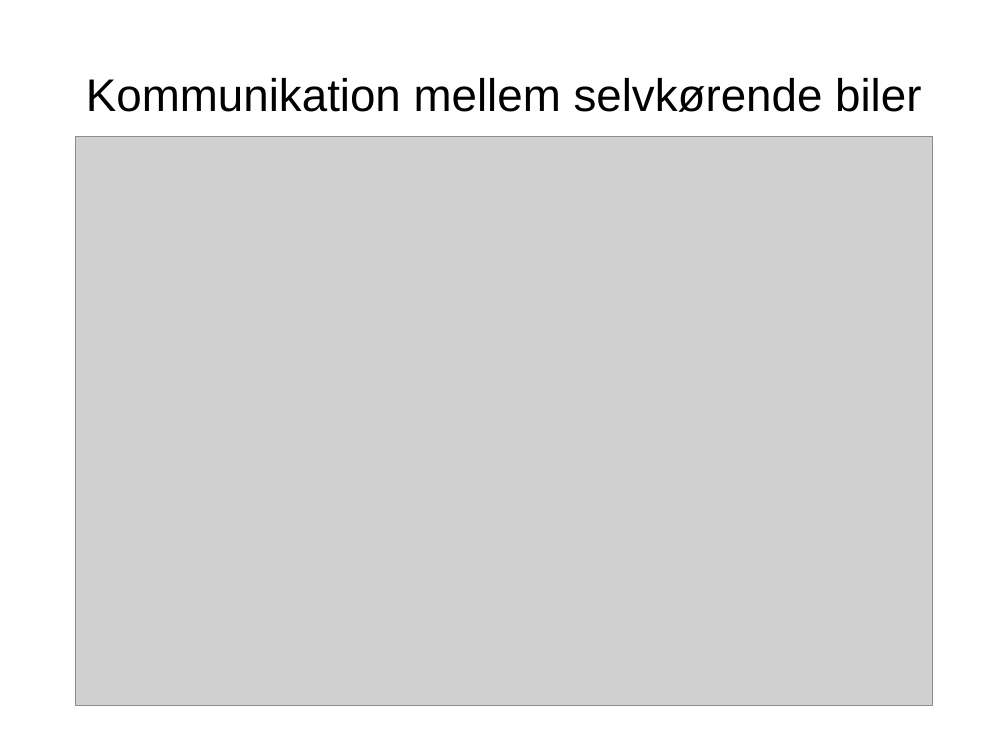
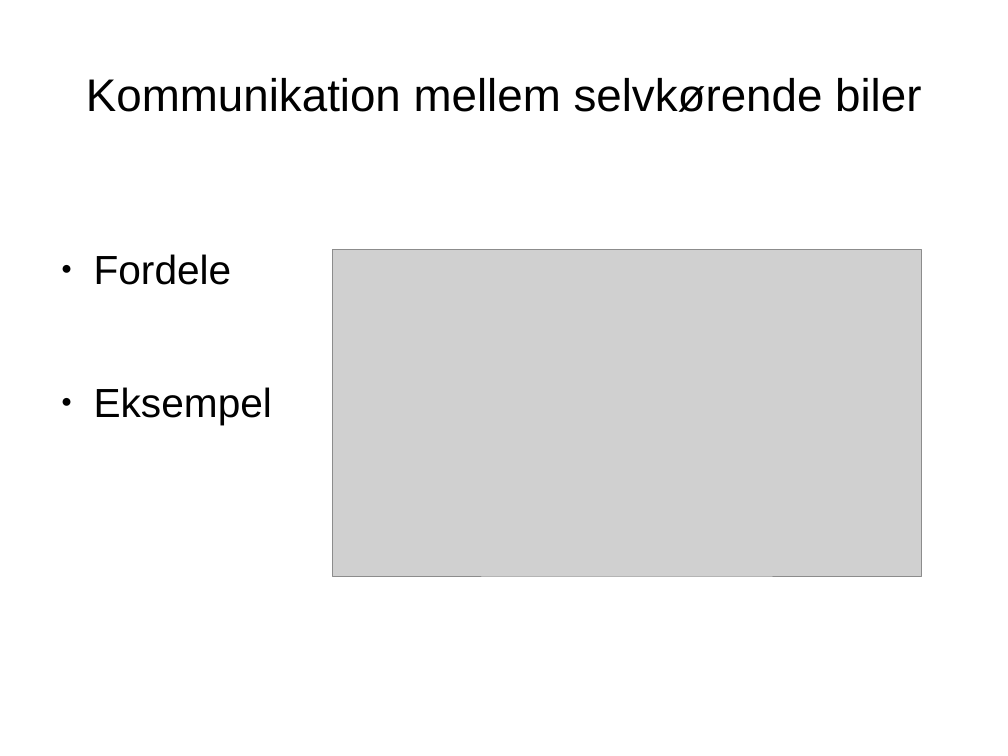
Before and after one commit to hrjakobsen/B2-18-init, a slide deck: slide 2 of Eksamen/Shano.odp. Drawn at 1008x756 pixels with LibreOffice and Linux fonts; fonts in the diff are those of the drawing; grey boxes stand for pictures. Boxes give left, top, right and bottom in pixels: in the first picture for what was removed or moved away, otherwise in the second. Text is boxed around its words. In the diff, an @@ line names an element or a change of style, - is before the commit and + after.

```diff
--- a/Eksamen/Shano.odp
+++ b/Eksamen/Shano.odp
@@ text added at (94,254,272,425), 32 pt, text #000000 @@
+● Fordele
+● Eksempel
@@ picture: place and size @@
-picture at (76,136,933,706)
+picture at (332,250,922,576)
```
Also in this commit, not shown: 1 other slide changed, 2 slides added, 3 slides removed.
